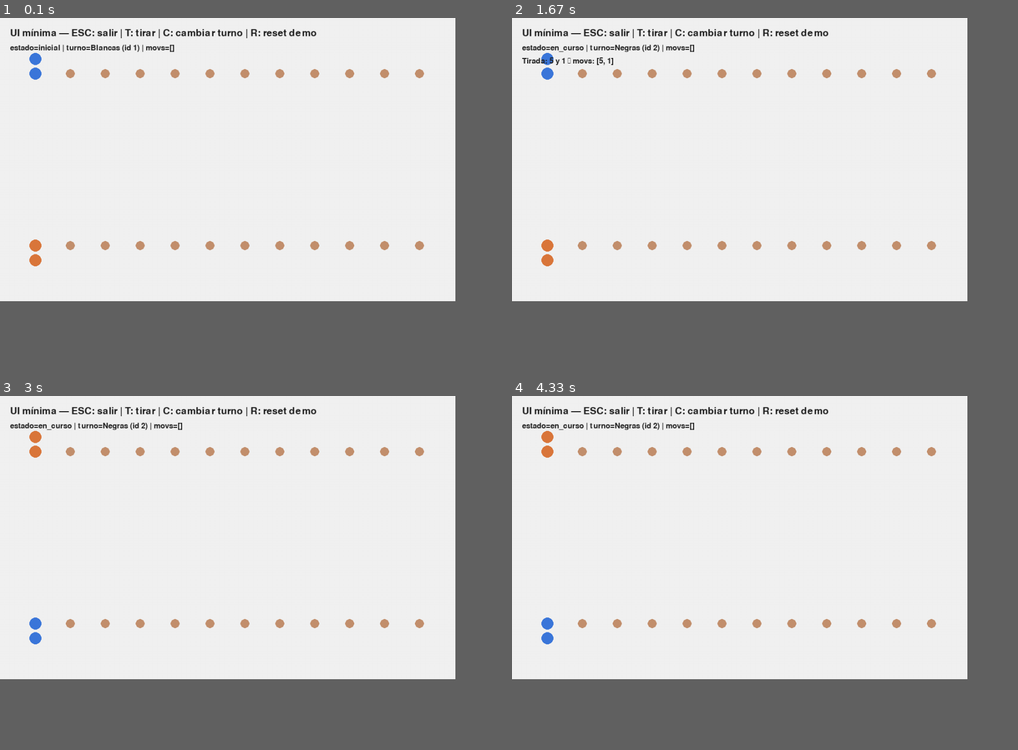
Above: before the commit, frames 1-4 (two rows, left to right).
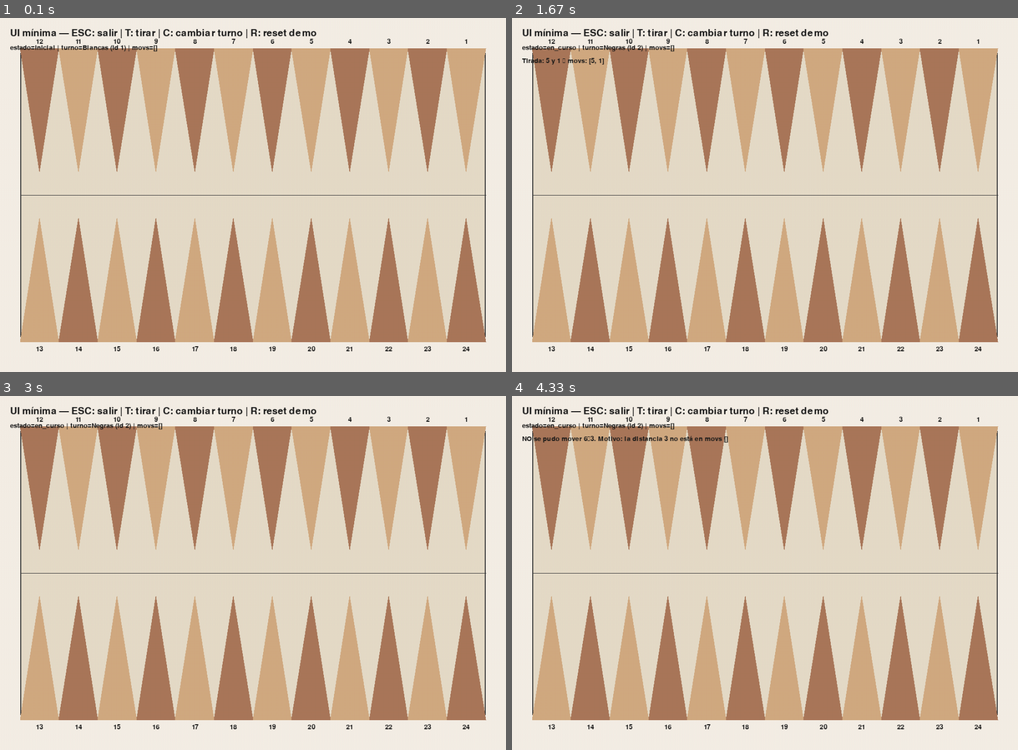
Above: after the commit, the same moments.

Repository: um-computacion/computacion-2025-backgammon-maxinavesi1
Game: pygame game, started from backgammon/pygame/pygame_ui.py
Same seed, same stepped clock (60 frames per second), same inputs: the game is played once before the commit and once after it.
Inputs (mouse positions are in pixels of both pictures, inside the frame that each line leads up to):
- Up to frame 1 (0.1 s): no input
- Up to frame 2 (1.67 s): click (765, 195) at 0.38 s; click (765, 219) at 0.72 s; tap T at 1 s; tap C at 1.33 s
- Up to frame 3 (3 s): hold R 1.67-2.13 s; click (237, 512) at 2.72 s
- Up to frame 4 (4.33 s): click (694, 498) at 3.05 s; click (896, 541) at 3.38 s; click (921, 565) at 3.72 s; click (871, 509) at 4.05 s
In our replay, the window is 810x504 before the commit and 900x630 after it. These sizes can differ from the game's own. Grey fills any space a smaller window leaves; there, only what the larger window draws over its background counts as a difference.

The runs differ from the first frame. In frame 1, 77% of the frame differs, in the area x 2-97%, y 5-95%; in frame 2, 77%; in frame 3, 77%; in frame 4, 77%.

Commit message:
Cambios terminados(En otra rama volvere a modificarlo)

Diff:
--- a/backgammon/core/juego.py
+++ b/backgammon/core/juego.py
@@ -43,6 +43,10 @@
     @property
     def jugador_actual(self):
         return self.__jugadores__[self.__indice_jugador_actual__]
+
+    @property
+    def jugadores(self):
+        return self.__jugadores__
 
     def ultimo_error(self):
         return self.__ultimo_error__
--- a/backgammon/pygame/pygame_ui.py
+++ b/backgammon/pygame/pygame_ui.py
@@ -2,21 +2,19 @@
 
 Teclas:
   ESC  → salir
-  T    → tirar dados (muestra movs)
+  T    → tirar dados
   C    → cambiar turno
   R    → reset DEMO (2 fichas J1 en 0 y 2 fichas J2 en 23)
 
 Clicks:
   • Click en un punto para seleccionarlo (origen).
   • Click en otro punto para intentar mover (destino).
-  • Si el movimiento falla, se muestra un motivo genérico.
+  • Si falla, se muestra el motivo (juego.ultimo_error()).
 
 Ejecución:
     python -m backgammon.pygame.pygame_ui
 """
-
 from __future__ import annotations
-
 import sys
 import pygame
 
@@ -24,94 +22,163 @@
 from backgammon.core.jugador import Jugador
 from backgammon.core.tablero import PUNTOS
 
-
-ANCHO = 900
-ALTO = 560
+ANCHO = 1000
+ALTO = 700
 FPS = 60
 
-COLOR_FONDO = (242, 242, 242)
-COLOR_TEXTO = (30, 30, 30)
-COLOR_PUNTO = (196, 144, 110)
-COLOR_J1 = (60, 120, 220)
-COLOR_J2 = (220, 120, 60)
+MARGEN_X = 40
+MARGEN_Y = 40
+
+BG_COLOR = (245, 239, 230)
+BOARD_COLOR = (230, 220, 200)
+TRI_A = (170, 120, 90)
+TRI_B = (210, 170, 130)
+LINE = (60, 60, 60)
+
+COLOR_TEXTO = (25, 25, 25)
+COLOR_J1 = (245, 245, 245)
+COLOR_J2 = (30, 30, 30)
 COLOR_SEL = (30, 30, 30)
 COLOR_HINT = (90, 180, 90)
 
-MARGEN = 36
-Y_SUP = 110
-Y_INF = ALTO - 110
-RADIO_PUNTO = 9
-RADIO_FICHA = 12
-SEP_FICHA = 5
-
-
-def _col_w() -> int:
-    """Ancho de cada columna (12 por fila)."""
-    ancho_util = ANCHO - 2 * MARGEN
-    return ancho_util // 12
-
-
-def _xy_punto(idx: int) -> tuple[int, int, int, int]:
-    """(x_centro, y_base, ancho_col, dir). dir = -1 (arriba) o +1 (abajo)."""
-    fila_sup = (idx < 12)
-    col = idx if fila_sup else (23 - idx)
-    colw = _col_w()
-    x = MARGEN + col * colw + colw // 2
-    y = Y_SUP if fila_sup else Y_INF
-    return x, y, colw, (-1 if fila_sup else 1)
-
-
-def _punto_desde_xy(x: int, y: int) -> int | None:
-    """Mapea un clic (x,y) al índice de punto [0..23] o None si está fuera."""
-    colw = _col_w()
-
-    if y < (ALTO // 2):
-        fila_sup = True
-        base_y = Y_SUP
+MAX_VISIBLE_STACK = 5
+
+_BOARD_RECT: pygame.Rect | None = None
+
+def _board_rect() -> pygame.Rect:
+    """Rectángulo del tablero interno con márgenes."""
+    global _BOARD_RECT
+    rect = pygame.Rect(
+        MARGEN_X,
+        MARGEN_Y + 20,
+        ANCHO - 2 * MARGEN_X,
+        ALTO - 2 * MARGEN_Y - 40
+    )
+    _BOARD_RECT = rect
+    return rect
+
+
+def _tri_w() -> float:
+    return _BOARD_RECT.width / 12.0
+
+
+def _point_index_to_display(idx: int) -> tuple[str, int]:
+    """Mapeo 0..23 -> ('top'/'bottom', col_visual 0..11)."""
+    if 0 <= idx <= 11:
+        return 'top', 11 - idx
     else:
-        fila_sup = False
-        base_y = Y_INF
-
-    if x < MARGEN or x >= (ANCHO - MARGEN):
-        return None
-
-    col = (x - MARGEN) // colw
-    if not (0 <= col <= 11):
-        return None
-    if abs(y - base_y) > 40:
-        return None
-
-    if fila_sup:
-        idx = col
-    else:
-        idx = 23 - col
-    return idx
-
-
-def _dibujar_puntos(surface: pygame.Surface, seleccionado: int | None) -> None:
-    for i in range(24):
-        x, y, _, _ = _xy_punto(i)
-        pygame.draw.circle(surface, COLOR_PUNTO, (x, y), RADIO_PUNTO)
-        if seleccionado == i:
-            pygame.draw.circle(surface, COLOR_SEL, (x, y), RADIO_PUNTO + 3, width=2)
-
-
-def _dibujar_fichas(surface: pygame.Surface, juego: Juego) -> None:
-    """Dibuja las fichas apiladas leyendo el tablero público (sin tocar privados)."""
+        return 'bottom', idx - 12
+
+
+def _point_center(idx: int) -> tuple[int, int]:
+    """Centro base de un punto para dibujar marcas/hints (no fichas apiladas)."""
+    row, col_vis = _point_index_to_display(idx)
+    x = int(_BOARD_RECT.left + col_vis * _tri_w() + _tri_w() / 2)
+    y = _BOARD_RECT.top if row == 'top' else _BOARD_RECT.bottom
+    return x, y
+
+
+def _dibujar_triangulos(surface: pygame.Surface) -> None:
+    """Triángulos alternados del tablero (arriba/abajo)."""
+    for col_vis in range(12):
+        x0 = _BOARD_RECT.left + col_vis * _tri_w()
+        x1 = x0 + _tri_w()
+        xm = (x0 + x1) / 2.0
+
+        tip_y = _BOARD_RECT.top + _BOARD_RECT.height * 0.42
+        pts = [(x0, _BOARD_RECT.top), (x1, _BOARD_RECT.top), (xm, tip_y)]
+        pygame.draw.polygon(surface, TRI_A if col_vis % 2 == 0 else TRI_B, pts)
+
+        tip_y = _BOARD_RECT.bottom - _BOARD_RECT.height * 0.42
+        pts = [(x0, _BOARD_RECT.bottom), (x1, _BOARD_RECT.bottom), (xm, tip_y)]
+        pygame.draw.polygon(surface, TRI_B if col_vis % 2 == 0 else TRI_A, pts)
+
+
+def _dibujar_marco_y_labels(surface: pygame.Surface, font: pygame.font.Font) -> None:
+    """Marco del tablero, línea central y numeración 12..1 / 13..24."""
+    pygame.draw.rect(surface, BOARD_COLOR, _BOARD_RECT, border_radius=12)
+    pygame.draw.rect(surface, LINE, _BOARD_RECT, 2, border_radius=12)
+
+    pygame.draw.line(surface, LINE, (_BOARD_RECT.left, _BOARD_RECT.centery),
+                     (_BOARD_RECT.right, _BOARD_RECT.centery), 1)
+
+    triw = _tri_w()
+    top_labels = [str(i) for i in range(12, 0, -1)]
+    for col_vis, lbl in enumerate(top_labels):
+        x = int(_BOARD_RECT.left + col_vis * triw + triw / 2)
+        y = _BOARD_RECT.top - 14
+        img = font.render(lbl, True, COLOR_TEXTO)
+        surface.blit(img, img.get_rect(center=(x, y)))
+    bottom_labels = [str(i) for i in range(13, 25)]
+    for col_vis, lbl in enumerate(bottom_labels):
+        x = int(_BOARD_RECT.left + col_vis * triw + triw / 2)
+        y = _BOARD_RECT.bottom + 14
+        img = font.render(lbl, True, COLOR_TEXTO)
+        surface.blit(img, img.get_rect(center=(x, y)))
+
+
+def _draw_checker(surface: pygame.Surface, center: tuple[int, int], radius: int,
+                  color_rgb: tuple[int, int, int], label: int | None,
+                  font: pygame.font.Font) -> None:
+    pygame.draw.circle(surface, color_rgb, center, radius)
+    pygame.draw.circle(surface, LINE, center, radius, 1)
+    if label:
+        txt = font.render(str(label), True, LINE if color_rgb == COLOR_J1 else COLOR_J1)
+        surface.blit(txt, txt.get_rect(center=center))
+
+
+def _dibujar_fichas(surface: pygame.Surface, juego: Juego, font: pygame.font.Font) -> None:
+    """Dibuja las fichas apiladas con contador en la última si hay overflow."""
+    triw = _tri_w()
+    radius = int(triw * 0.38)
+    radius = max(12, min(radius, 22))
+    vgap = 4
+    step = radius * 2 + vgap
+
     t = juego.tablero
-    j1_id = 1
-
-    for i in range(PUNTOS):
-        x, y_base, _, dire = _xy_punto(i)
-        pila = t.punto(i)
-        for n, pid in enumerate(pila):
-            dy = (RADIO_FICHA * 2 + SEP_FICHA) * n * dire
-            color = COLOR_J1 if pid == j1_id else COLOR_J2
-            pygame.draw.circle(surface, color, (x, y_base + dy), RADIO_FICHA)
+    j1_id = juego.jugadores[0].id
+
+    for idx in range(PUNTOS):
+        row, col_vis = _point_index_to_display(idx)
+        cx = int(_BOARD_RECT.left + col_vis * triw + triw / 2)
+
+        pila = t.punto(idx)
+        if not pila:
+            continue
+    def color(pid): return COLOR_J1 if pid == j1_id else COLOR_J2
+
+    visibles = min(len(pila), MAX_VISIBLE_STACK)
+    extras = max(0, len(pila) - (MAX_VISIBLE_STACK - 1)) if len(pila) > MAX_VISIBLE_STACK else 0
+
+    if row == 'top':
+        cy = int(_BOARD_RECT.top + radius + 6)
+        for i in range(visibles):
+                lbl = extras if (extras and i == visibles - 1) else None
+                _draw_checker(surface, (cx, cy + i * step), radius, color(pila[i]), lbl, font)
+        else:
+            cy = int(_BOARD_RECT.bottom - radius - 6)
+            for i in range(visibles):
+                lbl = extras if (extras and i == visibles - 1) else None
+                _draw_checker(surface, (cx, cy - i * step), radius, color(pila[i]), lbl, font)
+
+
+def _dibujar_barra(surface: pygame.Surface, juego: Juego, font: pygame.font.Font) -> None:
+    """Muestra cuántas fichas tiene cada jugador en la barra (izq/der)."""
+    j1 = juego.jugadores[0].id
+    j2 = juego.jugadores[1].id
+    b1 = juego.tablero.fichas_en_barra(j1)
+    b2 = juego.tablero.fichas_en_barra(j2)
+
+    if b1:
+        txt = font.render(f"Barra J1: {b1}", True, COLOR_TEXTO)
+        surface.blit(txt, (MARGEN_X, MARGEN_Y - 4))
+    if b2:
+        txt = font.render(f"Barra J2: {b2}", True, COLOR_TEXTO)
+        surface.blit(txt, (ANCHO - MARGEN_X - txt.get_width(), MARGEN_Y - 4))
 
 
 def _dibujar_hints(surface: pygame.Surface, origen: int | None, movs: list[int]) -> None:
-    """Dibuja pistas (puntitos) en destinos posibles desde 'origen' según 'movs'."""
+    """Pistas (puntitos) en destinos posibles desde 'origen' según los dados."""
     if origen is None or not movs:
         return
     posibles = set()
@@ -123,21 +190,39 @@
         if 0 <= b < PUNTOS:
             posibles.add(b)
     for idx in posibles:
-        x, y, _, _ = _xy_punto(idx)
-        pygame.draw.circle(surface, COLOR_HINT, (x, y), RADIO_PUNTO // 2)
+        x, y = _point_center(idx)
+        pygame.draw.circle(surface, COLOR_HINT, (x, y), 6)
+
+
+def _punto_desde_xy(x: int, y: int) -> int | None:
+    """Mapear click a índice 0..23 en función de columnas y mitad superior/inferior."""
+    triw = _tri_w()
+    fila_sup = y < _BOARD_RECT.centery
+    base_y = _BOARD_RECT.top if fila_sup else _BOARD_RECT.bottom
+
+    if x < MARGEN_X or x >= (ANCHO - MARGEN_X):
+        return None
+    col = int((x - _BOARD_RECT.left) // triw)
+    if not (0 <= col <= 11):
+        return None
+    if abs(y - base_y) > (_BOARD_RECT.height * 0.5):
+        return None
+
+    if fila_sup:
+        idx = 11 - col
+    else:
+        idx = 12 + col
+    return idx
 
 
 def _demo_reset(juego: Juego) -> None:
     """Tablero vacío + 2 fichas del jugador actual en 0 y 2 del otro en 23."""
     t = juego.tablero
     t.preparar_posicion_inicial()
-    j1 = juego.jugador_actual
-    otro = 1 if j1.id != 1 else 2
-    t.colocar_ficha(j1.id, 0)
-    t.colocar_ficha(j1.id, 0)
-    t.colocar_ficha(otro, 23)
-    t.colocar_ficha(otro, 23)
-
+    j1 = juego.jugadores[0].id
+    j2 = juego.jugadores[1].id
+    t.colocar_ficha(j1, 0); t.colocar_ficha(j1, 0)
+    t.colocar_ficha(j2, 23); t.colocar_ficha(j2, 23)
 
 def iniciar_ui(ancho: int = ANCHO, alto: int = ALTO) -> None:
     pygame.init()
@@ -146,13 +231,12 @@
     flags = pygame.SCALED if hasattr(pygame, "SCALED") else 0
     screen = pygame.display.set_mode((ancho, alto), flags=flags)
     pygame.display.set_caption("Backgammon — demo")
-
     clock = pygame.time.Clock()
+
     f28 = pygame.font.Font(None, 28)
-    f20 = pygame.font.Font(None, 22)
-
-    j1 = Jugador("Blancas")
-    j2 = Jugador("Negras")
+    f20 = pygame.font.Font(None, 20)
+
+    j1 = Jugador("Blancas"); j2 = Jugador("Negras")
     juego = Juego(j1, j2)
     _demo_reset(juego)
 
@@ -161,29 +245,23 @@
 
     corriendo = True
     while corriendo:
+        _board_rect()
+
         for ev in pygame.event.get():
             if ev.type == pygame.QUIT:
                 corriendo = False
-
             elif ev.type == pygame.KEYDOWN:
                 if ev.key == pygame.K_ESCAPE:
                     corriendo = False
                 elif ev.key == pygame.K_t:
                     d1, d2, movs = juego.tirar()
-                    ultimo_txt = f20.render(
-                        f"Tirada: {d1} y {d2} → movs: {movs}", True, COLOR_TEXTO
-                    )
+                    ultimo_txt = f20.render(f"Tirada: {d1} y {d2} → movs: {movs}", True, COLOR_TEXTO)
                 elif ev.key == pygame.K_c:
-                    juego.cambiar_turno()
-                    seleccionado = None
+                    juego.cambiar_turno(); seleccionado = None
                 elif ev.key == pygame.K_r:
-                    _demo_reset(juego)
-                    ultimo_txt = None
-                    seleccionado = None
-
+                    _demo_reset(juego); ultimo_txt = None; seleccionado = None
             elif ev.type == pygame.MOUSEBUTTONDOWN and ev.button == 1:
-                x, y = ev.pos
-                idx = _punto_desde_xy(x, y)
+                idx = _punto_desde_xy(*ev.pos)
                 if idx is None:
                     seleccionado = None
                 else:
@@ -193,38 +271,27 @@
                         if idx == seleccionado:
                             seleccionado = None
                         else:
-                            if not juego.movimientos_disponibles():
-                                msg = "No hay movimientos: presioná T para tirar los dados."
-                                ultimo_txt = f20.render(msg, True, COLOR_TEXTO)
-                                seleccionado = None
-                                continue
-
                             ok = juego.mover_ficha(seleccionado, idx)
                             if ok:
-                                msg = (
-                                    f"Movimiento {seleccionado}→{idx} OK. "
-                                    f"Restantes: {juego.movimientos_disponibles()}"
-                                )
+                                msg = (f"Movimiento {seleccionado}→{idx} OK. "
+                                       f"Restantes: {juego.movimientos_disponibles()}")
                                 seleccionado = None
                             else:
-                                msg = (
-                                    f"NO se pudo mover {seleccionado}→{idx}. "
-                                    f"Motivo: {juego.ultimo_error() or 'movimiento inválido'}"
-                                )
+                                msg = (f"NO se pudo mover {seleccionado}→{idx}. "
+                                       f"Motivo: {juego.ultimo_error() or 'movimiento inválido'}")
                             ultimo_txt = f20.render(msg, True, COLOR_TEXTO)
 
-        screen.fill(COLOR_FONDO)
-        _dibujar_puntos(screen, seleccionado)
+        screen.fill(BG_COLOR)
+        _dibujar_marco_y_labels(screen, f20)
+        _dibujar_triangulos(screen)
         _dibujar_hints(screen, seleccionado, juego.movimientos_disponibles())
-        _dibujar_fichas(screen, juego)
-
-        estado = (
-            f"estado={juego.estado} | turno={juego.jugador_actual.nombre} "
-            f"(id {juego.jugador_actual.id}) | movs={juego.movimientos_disponibles()}"
-        )
+        _dibujar_fichas(screen, juego, f20)
+        _dibujar_barra(screen, juego, f20)
+
+        estado = (f"estado={juego.estado} | turno={juego.jugador_actual.nombre} "
+                  f"(id {juego.jugador_actual.id}) | movs={juego.movimientos_disponibles()}")
         titulo = f28.render(
-            "UI mínima — ESC: salir | T: tirar | C: cambiar turno | R: reset demo",
-            True, COLOR_TEXTO,
+            "UI mínima — ESC: salir | T: tirar | C: cambiar turno | R: reset demo", True, COLOR_TEXTO
         )
         info = f20.render(estado, True, COLOR_TEXTO)
 
